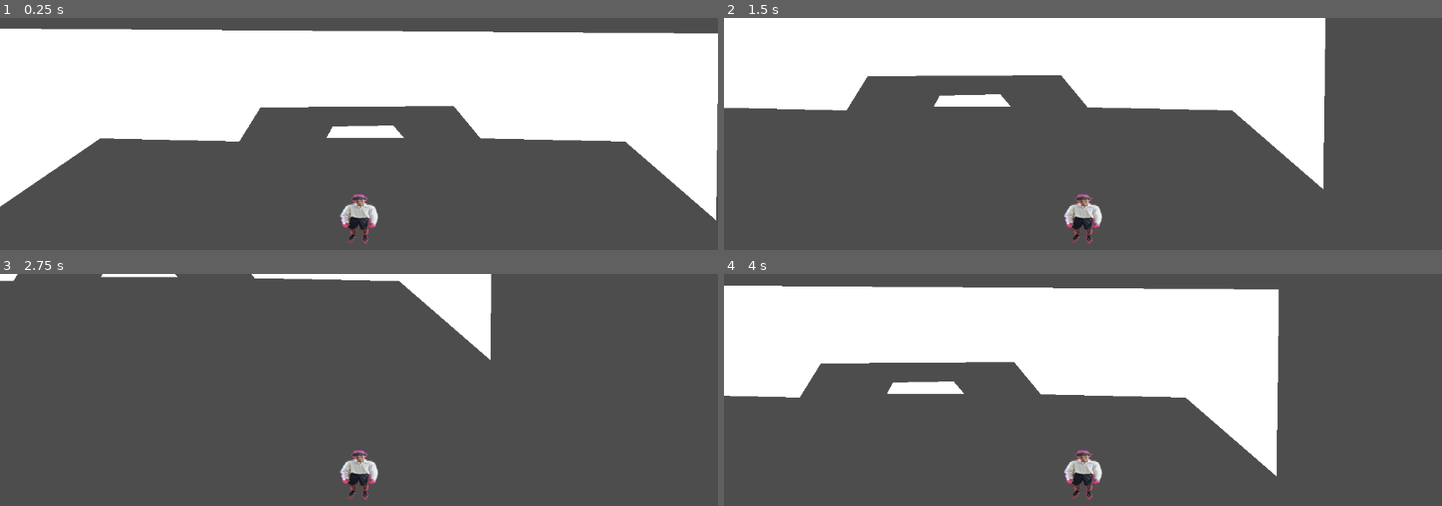
Above: before the commit, frames 1-4 (two rows, left to right).
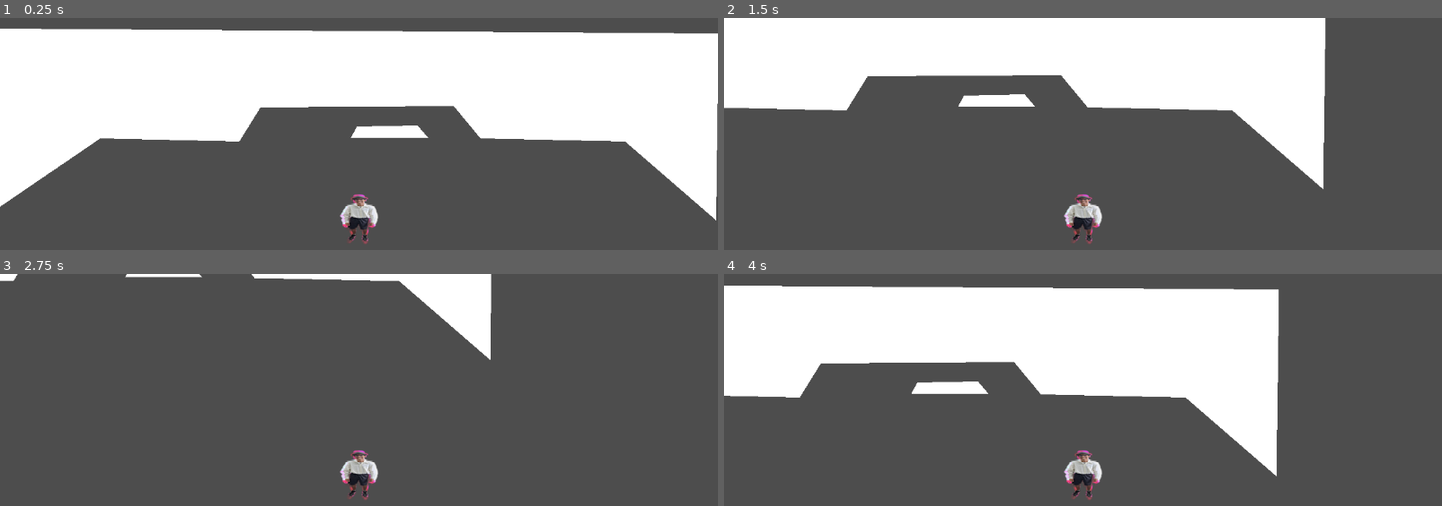
Above: after the commit, the same moments.

Repository: Mingliil/CrossTrunfo
Game: Godot game, scene res://Scenes/bar.tscn
The game is run twice, just before and just after one commit, with the same random seed, the same clock (stepped at 60 frames per second) and the same inputs.
Inputs:
- Up to frame 1 (0.25 s): no input
- Up to frame 2 (1.5 s): tap Enter at 0.5 s; hold D (Direita) 0.53-1.28 s; tap Space (Pulo) at 0.77 s; hold Down (Baixo) from 1.28 s (still down)
- Up to frame 3 (2.75 s): tap Space (Pulo) at 1.52 s; release Down (Baixo) at 2.03 s; hold D (Direita) from 2.03 s (still down)
- Up to frame 4 (4 s): release D (Direita) at 2.78 s; hold W (Cima) 2.78-3.53 s; tap Space (Pulo) at 3.02, 3.77 s; hold A (Esquerda) from 3.53 s (still down)

The runs differ from the first frame. In frame 1, 0.4% of the frame differs, in the area x 45-60%, y 46-52%; in frame 2, 0.4%; in frame 3, 0.1%; in frame 4, 0.4%.

Commit message:
Update bar.tscn

Diff:
--- a/Scenes/bar.tscn
+++ b/Scenes/bar.tscn
@@ -11,4 +11,4 @@
 polygon = PackedVector2Array(-192, -125, -158, -180, 152, -182, 195, -130, 427, -125, 573, 2, 577, -299, -583, -307, -586, -13, -415, -130)
 
 [node name="Node2D" parent="." instance=ExtResource("2_w5oem")]
-position = Vector2(10, -131)
+position = Vector2(49, -131)
